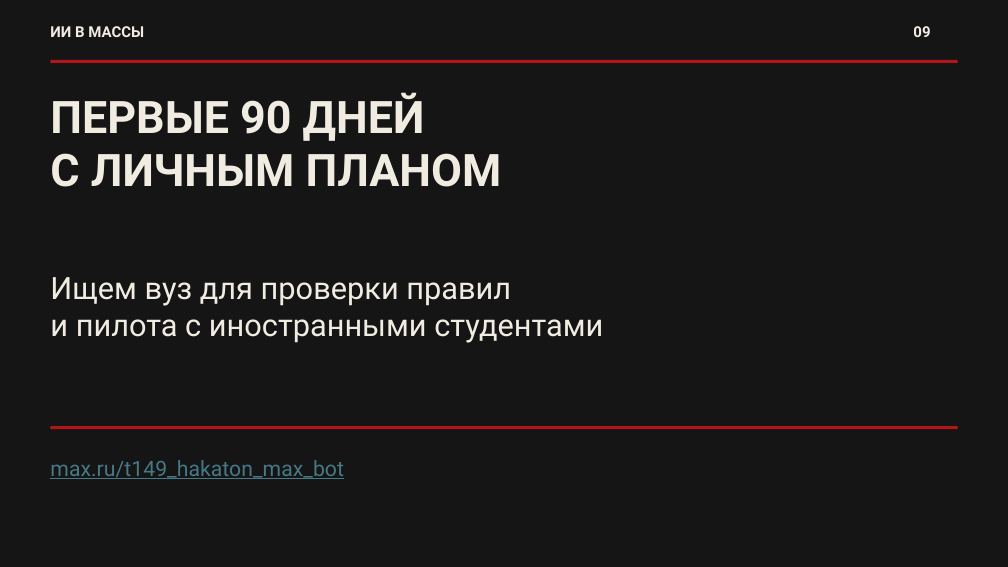
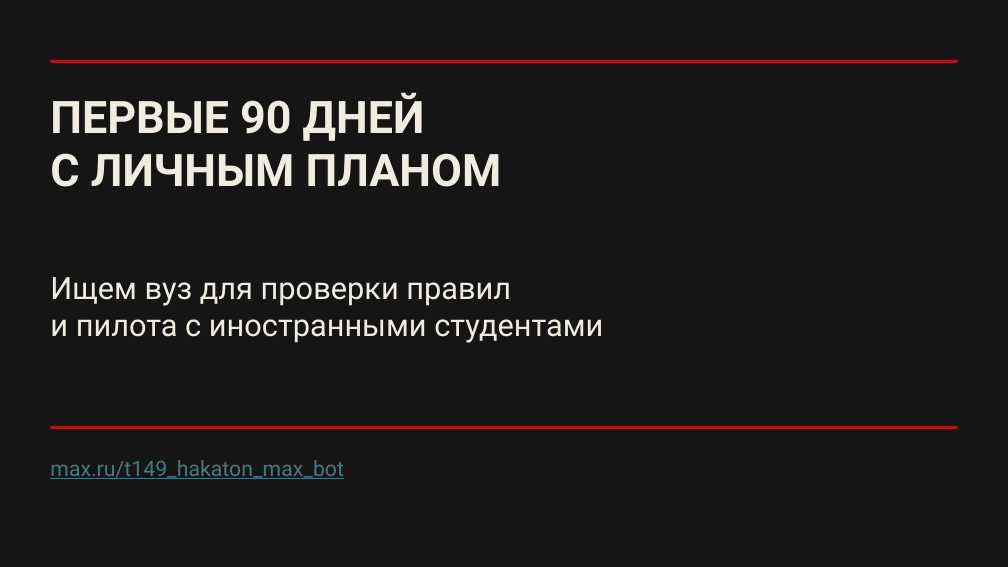
Before and after one commit to Ivana-banana/MAX, a slide deck: slide 10 of docs/presentation/draft-2026-10-24/first-90-days-product-style.pptx. Drawn at 1008x567 pixels with LibreOffice and Linux fonts; fonts in the diff are those of the drawing. Boxes give left, top, right and bottom in pixels: in the first picture for what was removed or moved away, otherwise in the second. Text is boxed around its words. In the diff, an @@ line names an element or a change of style, - is before the commit and + after.

```diff
--- a/docs/presentation/draft-2026-10-24/first-90-days-product-style.pptx
+++ b/docs/presentation/draft-2026-10-24/first-90-days-product-style.pptx
@@ text removed at box(50, 26, 144, 37) @@
-ИИ В МАССЫ
@@ text removed at box(913, 26, 930, 37) @@
-09
```
Also in this commit, not shown: 13 other slides changed, 4 other files.
